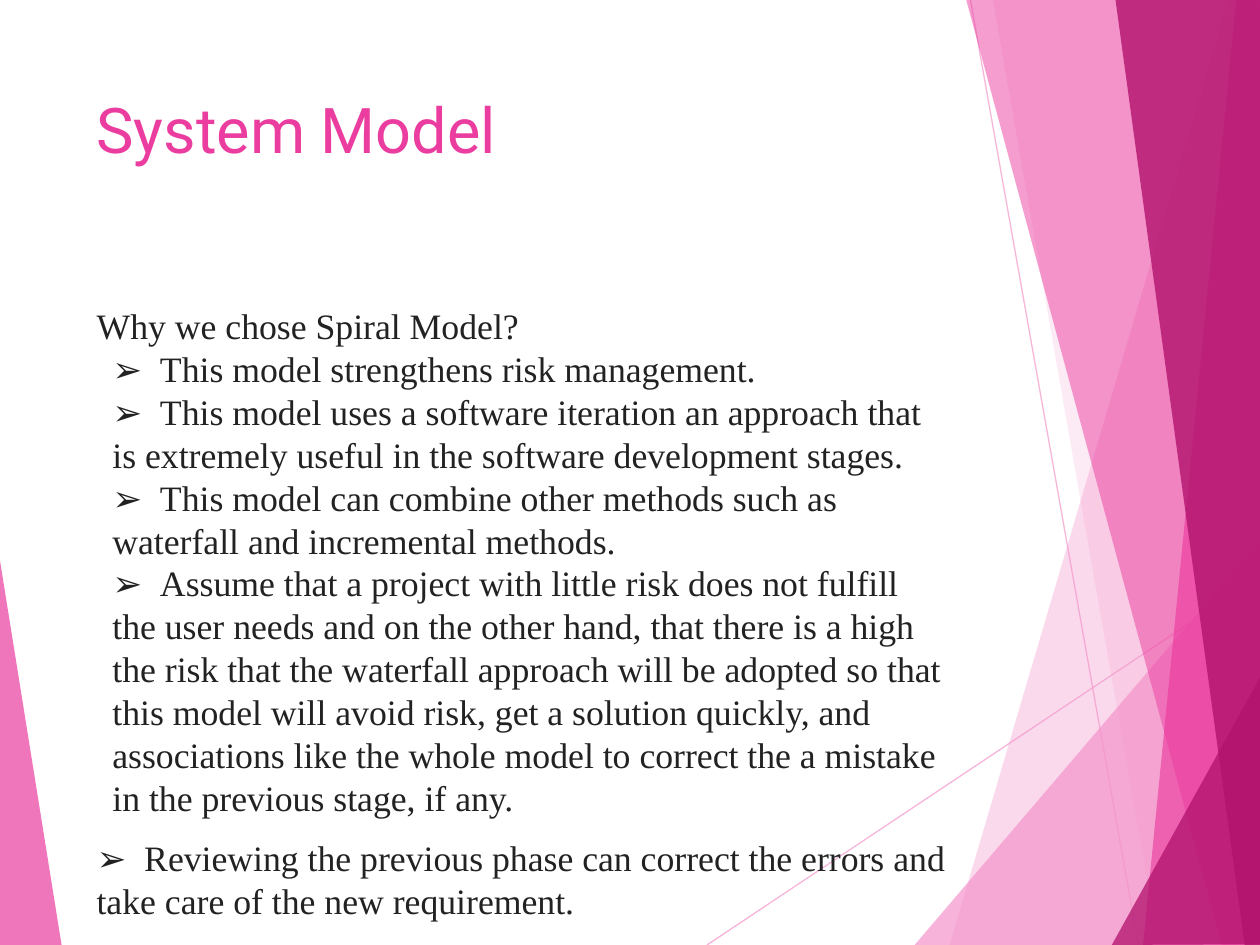
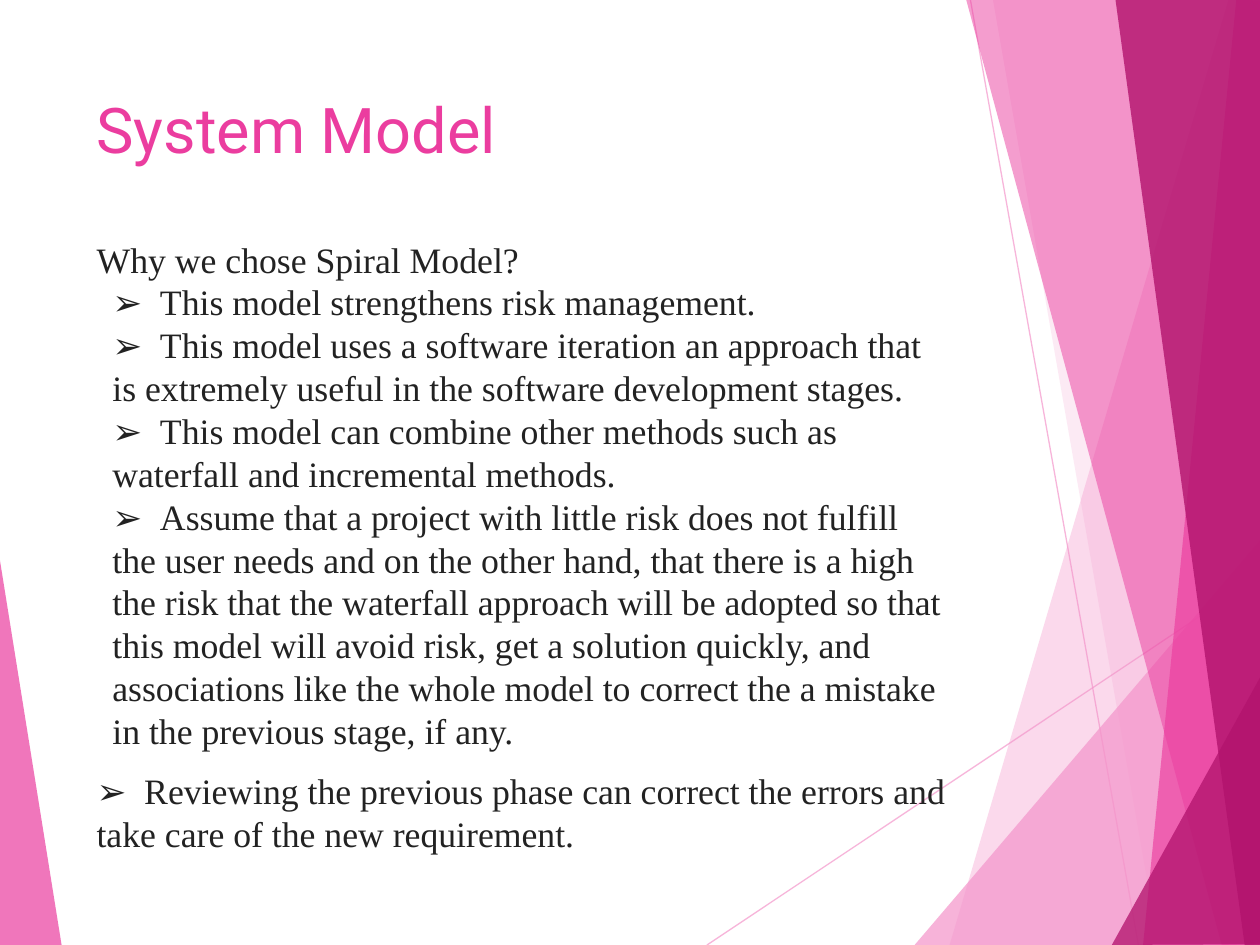
Before and after one commit to saaarvesh/FINALYEAR_PROJECT, a slide deck: slide 19 of Presentation/Project_Presentation.pptx. Drawn at 1260x945 pixels with LibreOffice and Linux fonts; fonts in the diff are those of the drawing. Boxes give left, top, right and bottom in pixels: in the first picture for what was removed or moved away, otherwise in the second. Text is boxed around its words. In the diff, an @@ line names an element or a change of style, - is before the commit and + after.

```diff
--- a/Presentation/Project_Presentation.pptx
+++ b/Presentation/Project_Presentation.pptx
@@ text "Why we chose Spiral Model?" rewrapped from [97, 314, 945, 922] to [97, 248, 945, 848] @@
```
Also in this commit, not shown: 17 other slides changed, 1 slide added, 1 slide removed.
